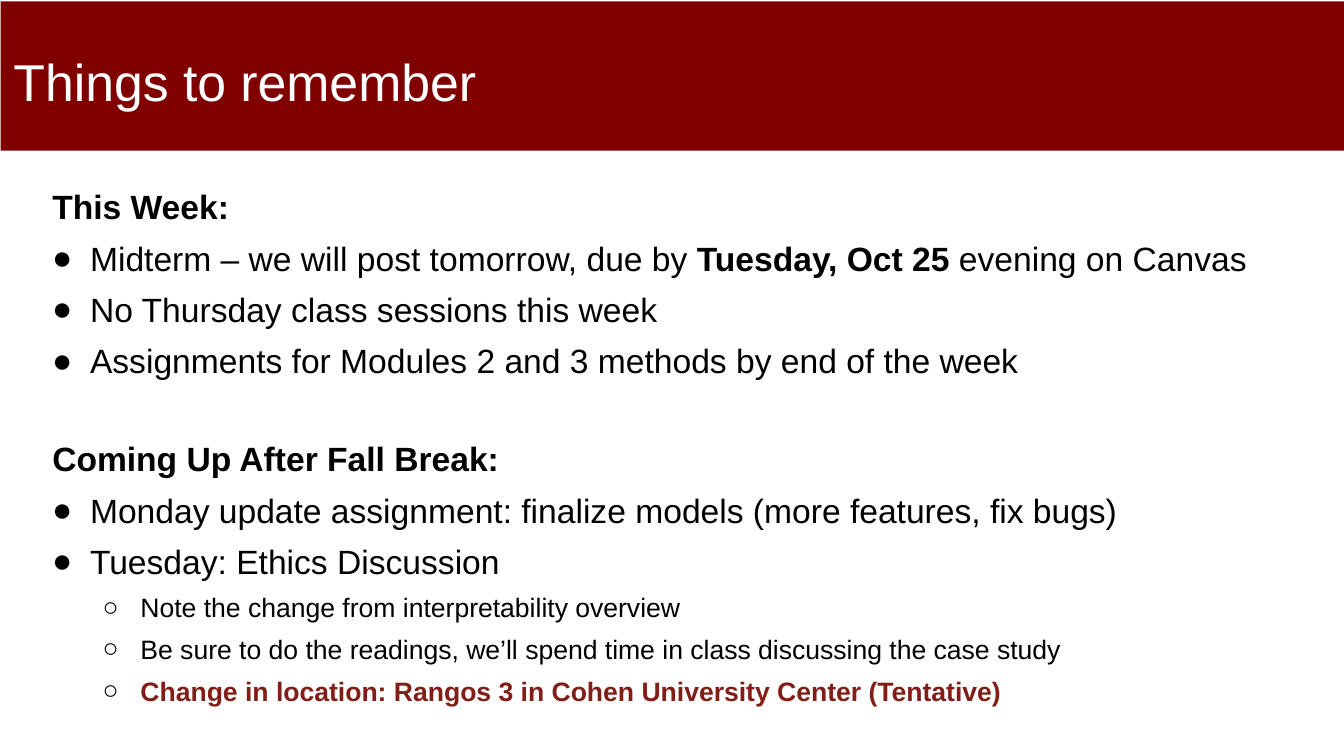
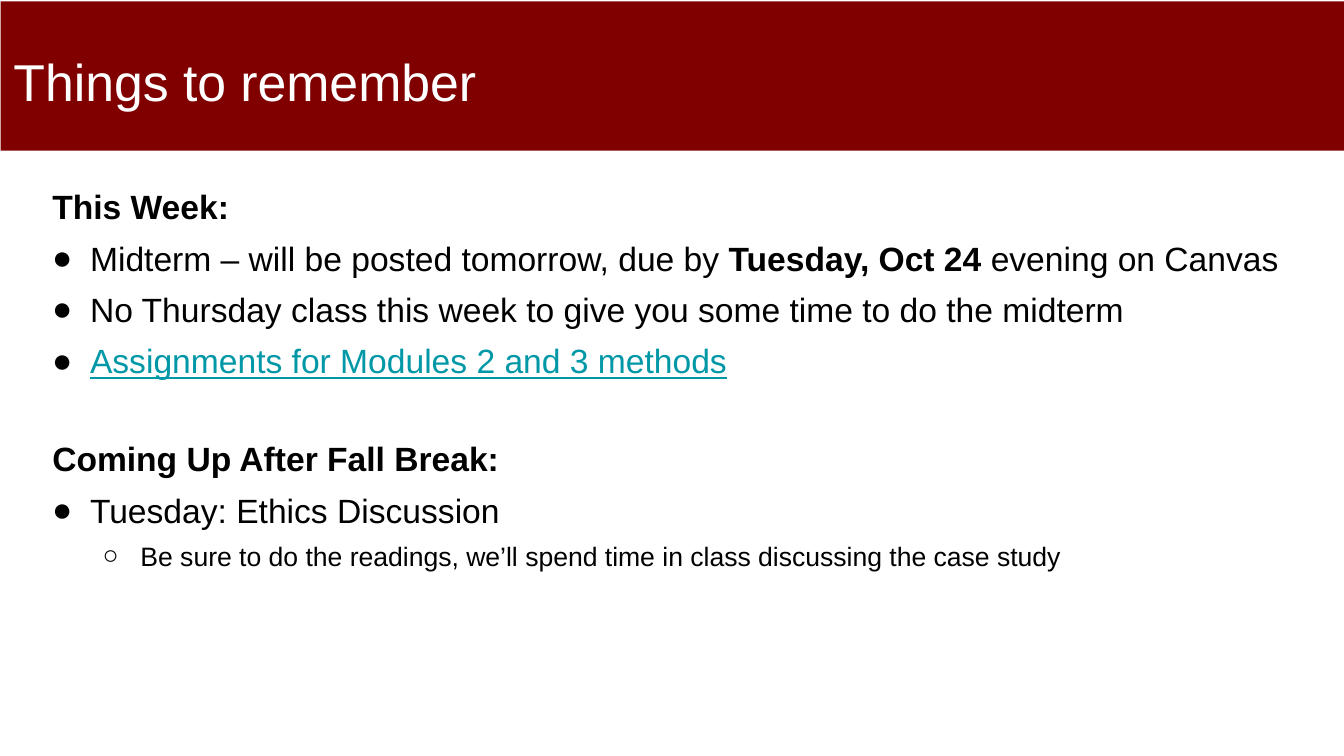
Before and after one commit to dssg/MLinPractice, a slide deck: slide 2 of Lectures/Lecture11-Module1Review.pptx. Drawn at 1344x756 pixels with LibreOffice and Linux fonts; fonts in the diff are those of the drawing. Boxes give left, top, right and bottom in pixels: in the first picture for what was removed or moved away, otherwise in the second. Text is boxed around its words. In the diff, an @@ line names an element or a change of style, - is before the commit and + after.

```diff
--- a/Lectures/Lecture11-Module1Review.pptx
+++ b/Lectures/Lecture11-Module1Review.pptx
@@ text at (90, 246, 1278, 380): text changed @@
-● Midterm – we will post tomorrow, due by Tuesday, Oct 25 evening on Canvas
-● No Thursday class sessions this week
-● Assignments for Modules 2 and 3 methods by end of the week
+● Midterm – will be posted tomorrow, due by Tuesday, Oct 24 evening on Canvas
+● No Thursday class this week to give you some time to do the midterm
+● Assignments for Modules 2 and 3 methods
@@ text at (90, 498, 1117, 530): paragraph removed @@
-● Monday update assignment: finalize models (more features, fix bugs)
@@ text at (140, 597, 680, 623): paragraph removed @@
-  ○ Note the change from interpretability overview
@@ text at (140, 681, 1001, 706): paragraph removed @@
-  ○ Change in location: Rangos 3 in Cohen University Center (Tentative)
```
Also in this commit, not shown: 4 other slides changed, 1 other file.
